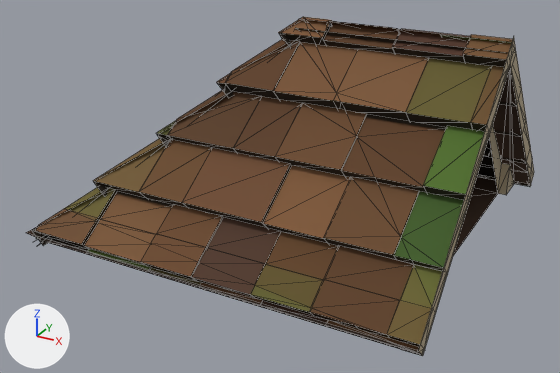
An edit to the glTF model houses/roof-gable-end-mossy.glb, drawn before and after from the same camera.
Camera for both pictures: a camera (50 mm lens) standing at (0.935, -1.816, 0.971) and looking at (-0.01, -0.097, 0.111). Arrows for +X, +Y and +Z are at lower left; the lights stay in place. The older version comes first. Mesh edges are drawn as thin lines. Vertices at exactly the same position are counted once.

The first picture shows 'roof-gable-end-mossy'.
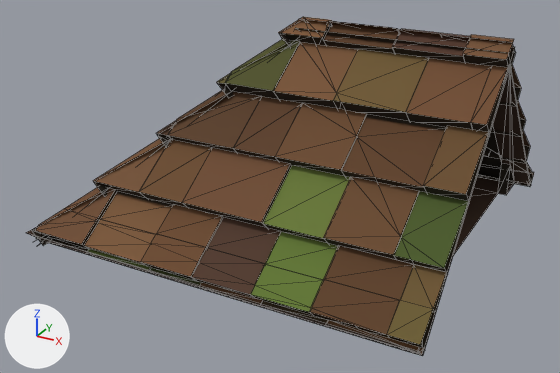
Pixel boxes [x1, y1, x2, y2] of what changed, in the pictures (560 x 373 px):
part 1 of me_roof_gable_end_mossy, deleted
    before: [418, 37, 534, 356]
part 2 of me_roof_gable_end_mossy, recoloured
    before: [64, 34, 512, 314]
    after: [64, 34, 521, 314]

Patch to the scene script:
```diff
--- a/houses/roof-gable-end-mossy.glb.py
+++ b/houses/roof-gable-end-mossy.glb.py
@@ me_roof_gable_end_mossy @@
 # used by ob_roof_gable_end_mossy; location = (0.0, 0.0, 0.0)
 # verts and faces of me_roof_gable_end_mossy; kept vertices keep their numbers, new ones are numbered from 722
 # before: 0 (0.5, -0.5, 0.0) at pixel (400, 349), 1 (0.5, -0.4, 0.0), 2 (0.5, -0.4, 0.1), 3 (0.5, 0.4, 0.0) at pixel (506, 195), 4 (0.5, 0.5, 0.0) at pixel (514, 183)
 # before: 5 (0.5, 0.4, 0.1) at pixel (510, 164), 6 (0.475, 0.4, 0.0) at pixel (497, 193), 7 (0.475, 0.4, 0.1) at pixel (501, 163), 8 (0.475, -0.4, 0.0), 9 (0.475, -0.4, 0.1)
 # before: 10 (0.475, 0.0, 0.5), 113 (0.55, 0.5, 0.0) at pixel (530, 186), 114 (0.55, 0.535, 0.035) at pixel (534, 172), 282 (0.55, 0.0, 0.5) at pixel (510, 65), 283 (0.55, 0.468, 0.102) at pixel (532, 159)
 # before: 284 (0.55, 0.0, 0.571) at pixel (513, 35), 285 (0.55, -0.468, 0.102) at pixel (431, 306), 286 (0.55, -0.5, 0.0) at pixel (422, 355), 287 (0.55, -0.535, 0.035) at pixel (418, 350)
-me_roof_gable_end_mossy.from_pydata(...)  # 722 vertices, 554 faces; spans x -0.535..0.55, y -0.535..0.535, z 0.0..0.571
+me_roof_gable_end_mossy.from_pydata(...)  # 719 vertices, 544 faces; spans x -0.535..0.55, y -0.535..0.535, z 0.0..0.561
+# me_roof_gable_end_mossy part 1
+delete_vertices([283, 284, 285])  # with the faces that use them
+delete_faces([(0, 1, 2), (3, 4, 5), (6, 7, 10), (8, 10, 9)])
+# me_roof_gable_end_mossy part 2: 150 kept faces spanning x -0.526..0.55, y -0.535..0.535, z 0.0..0.559 get new vertex colours
 me_roof_gable_end_mossy.materials.append(mat_roofing)
```
